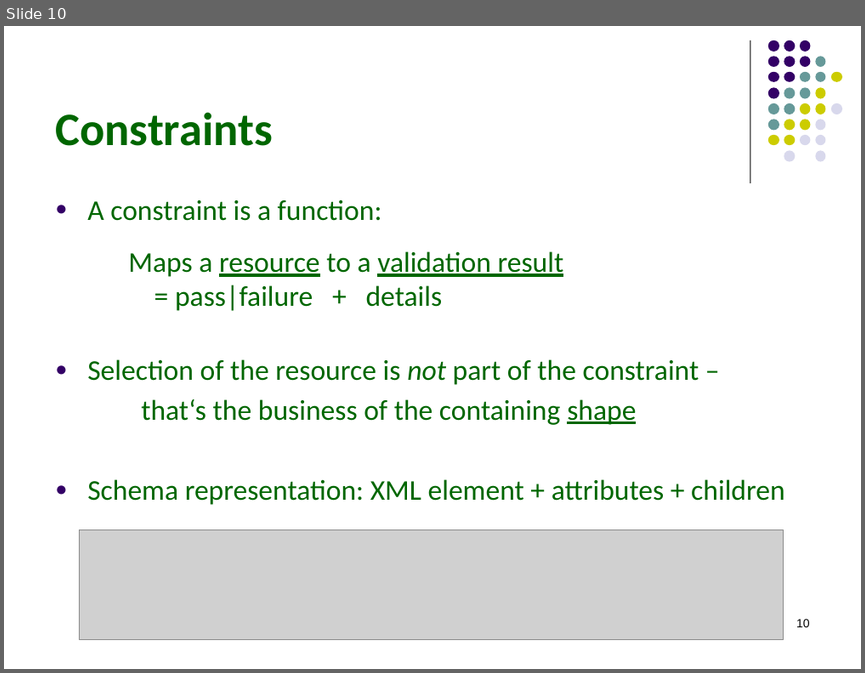
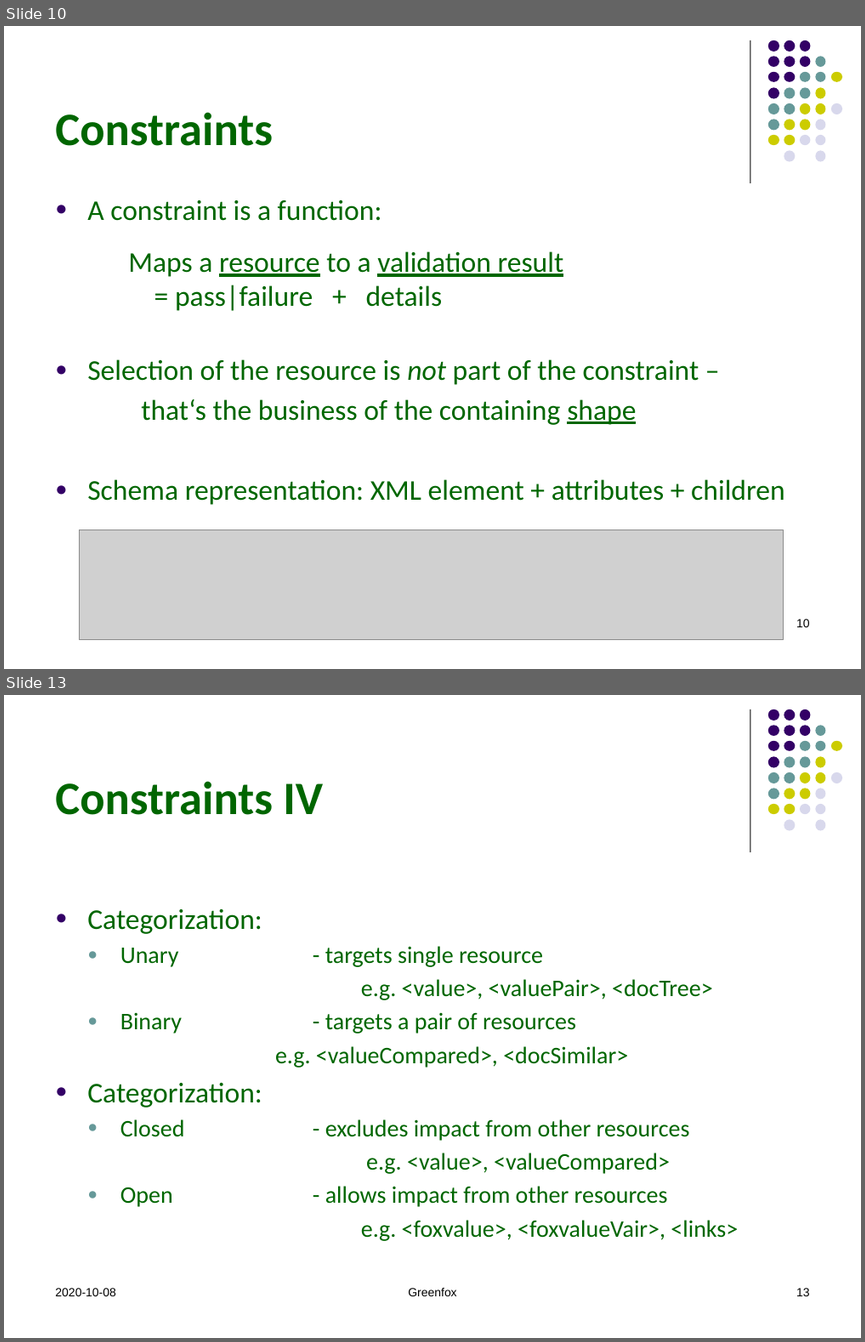
Before and after one commit to hrennau/greenfox, a slide deck: declarative-amsterdam-2020/an-introduction-to-greenfox/an-introduction-to-greenfox.pptx. Shown one above the other, each under a label of ours: slide 10 before the commit, slides 10 and 13 after it; the slides between them are not shown. The pictures are 865x673 and 865x1342 pixels, drawn with LibreOffice and Linux fonts; fonts in the diff are those of the drawing; grey boxes stand for pictures. Boxes give left, top, right and bottom in pixels: in the first picture for what was removed or moved away, otherwise in the second. Text is boxed around its words. In the diff, an @@ line names an element or a change of style, - is before the commit and + after.

```diff
--- a/declarative-amsterdam-2020/an-introduction-to-greenfox/an-introduction-to-greenfox.pptx
+++ b/declarative-amsterdam-2020/an-introduction-to-greenfox/an-introduction-to-greenfox.pptx
@@ slide 13 added at box(4, 695, 861, 1338), background #FFFFFF; not listed: 32 template elements that a slide beside it also shows @@
@@ title added at box(55, 781, 323, 815), 39 pt, text #006600, bold @@
+Constraints IV
@@ text added at box(87, 908, 738, 1241), 20 pt, text #006600 @@
+● Categorization:
+  ● Unary - targets single resource
+  e.g. <value>, <valuePair>, <docTree>
+  ● Binary - targets a pair of resources
+  e.g. <valueCompared>, <docSimilar>
+● Categorization:
+  ● Closed - excludes impact from other resources
+  e.g. <value>, <valueCompared>
+  ● Open - allows impact from other resources
+  e.g. <foxvalue>, <foxvalueVair>, <links>
@@ text added at box(55, 1287, 115, 1296), 10 pt, text #000000 @@
+2020-10-08
@@ text added at box(408, 1287, 456, 1296), 10 pt, text #000000 @@
+Greenfox
@@ page number added at box(796, 1287, 810, 1296), 10 pt, text #000000 @@
+13
```
Also in this commit, not shown: 10 slides changed, 4 other slides added, 2 slides removed.
